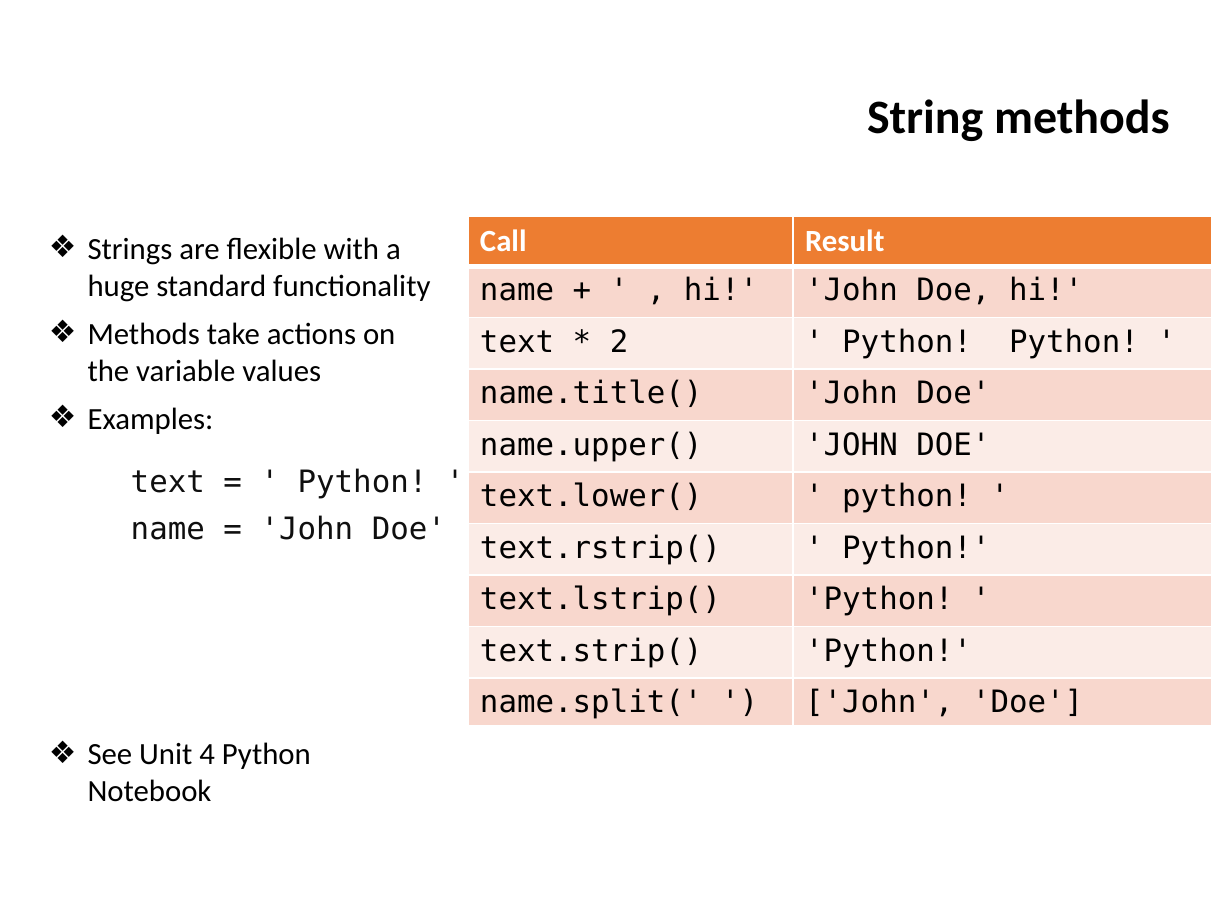
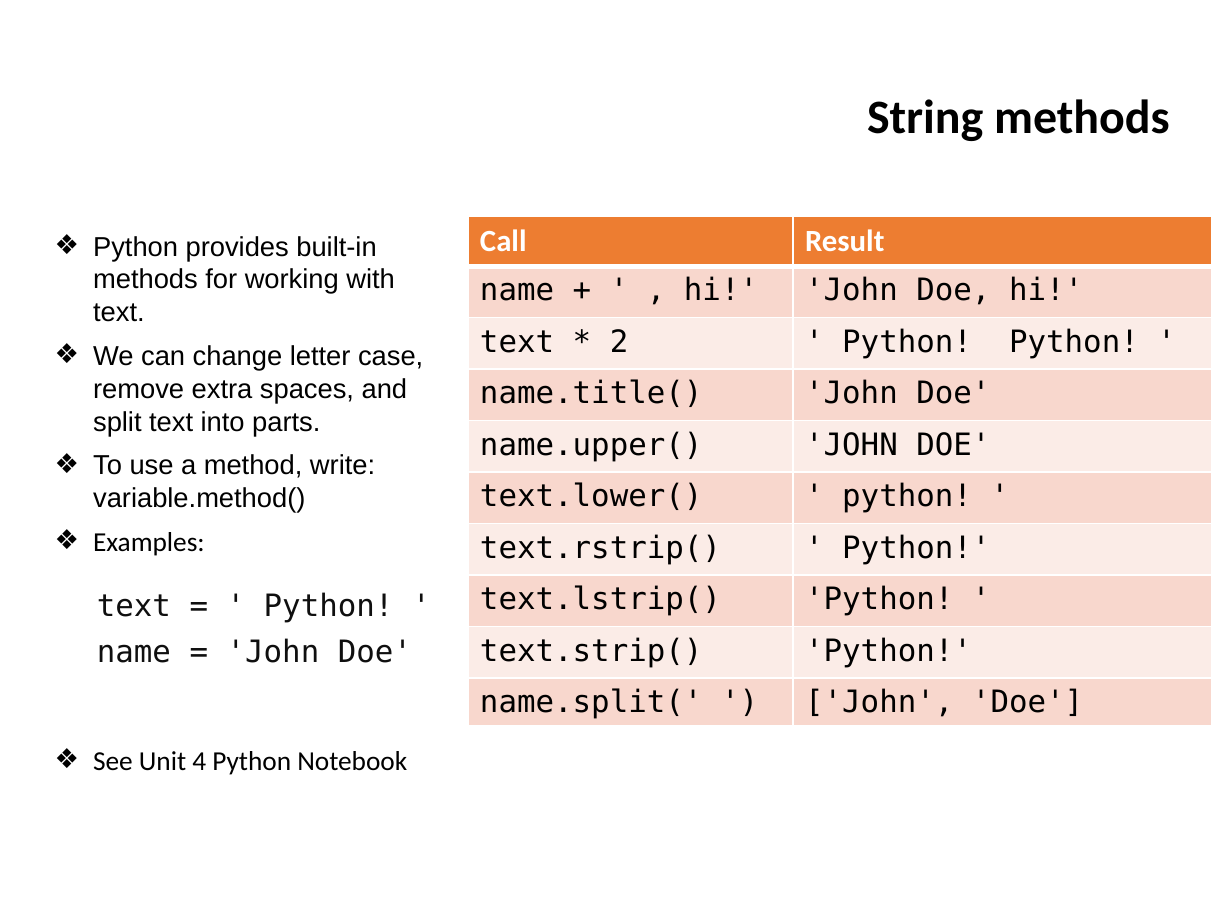
Before and after one commit to ifromm/fcsp, a slide deck: slide 21 of Slides/unit_4_prog_1.pptx (slide 69 before the commit). Drawn at 1232x924 pixels with LibreOffice and Linux fonts; fonts in the diff are those of the drawing; background and template pictures are left out. Boxes give left, top, right and bottom in pixels: in the first picture for what was removed or moved away, otherwise in the second. Text is boxed around its words. In the diff, an @@ line names an element or a change of style, - is before the commit and + after.

```diff
--- a/Slides/unit_4_prog_1.pptx
+++ b/Slides/unit_4_prog_1.pptx
@@ text at box(93, 236, 423, 513): text changed; size 18 to 16 pt; font Calibri to Arial @@
-❖ Strings are flexible with a huge standard functionality
-❖ Methods take actions on the variable values
+❖ Python provides built-in methods for working with text.
+❖ We can change letter case, remove extra spaces, and split text into parts.
+❖ To use a method, write: variable.method()
@@ text at box(93, 532, 407, 775): size 18 to 16 pt in "Examples:", "See Unit 4 Python Notebook" @@
@@ text "text = ' Python! '": place and size @@
-text "text = ' Python! '" at box(131, 468, 446, 540)
+text "text = ' Python! '" at box(97, 592, 412, 663)
```
Also in this commit, not shown: 24 other slides changed, 49 slides removed.
